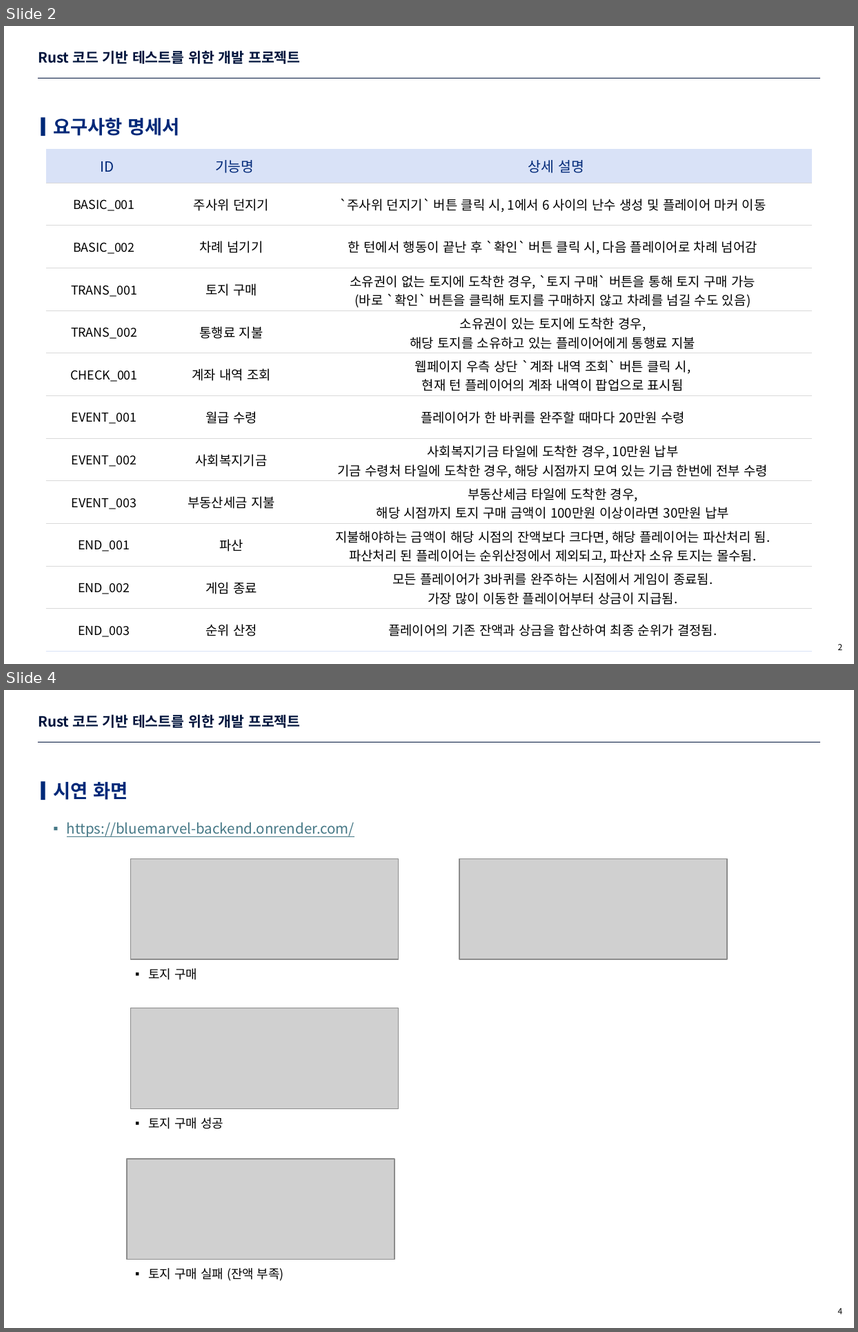
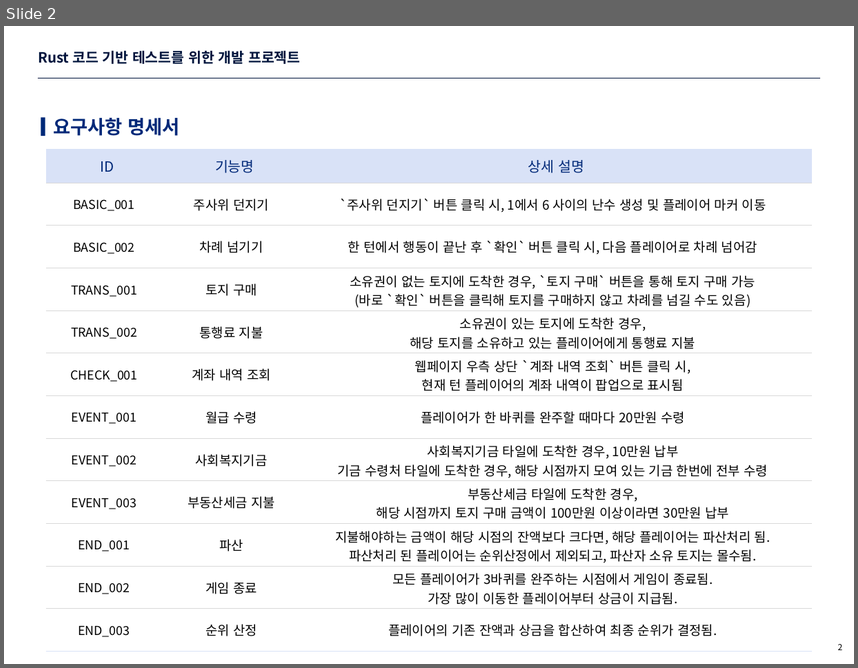
Before and after one commit to eisyxx/sure_rust_project, a slide deck: description/요구사항 명세서.pptx. Shown one above the other, each under a label of ours: slides 2 and 4 before the commit, slide 2 after it; the slides between them are not shown. The pictures are 858x1332 and 858x668 pixels, drawn with LibreOffice and Linux fonts; fonts in the diff are those of the drawing; grey boxes stand for pictures; background and template pictures are left out. Boxes give left, top, right and bottom in pixels: in the first picture for what was removed or moved away, otherwise in the second. Text is boxed around its words. In the diff, an @@ line names an element or a change of style, - is before the commit and + after.

```diff
--- a/description/요구사항 명세서.pptx
+++ b/description/요구사항 명세서.pptx
@@ slide 4 removed at (x1=4, y1=690, x2=854, y2=1328), background #FFFFFF; not listed: 1 template element that a slide beside it also shows @@
@@ title removed at (x1=38, y1=714, x2=300, y2=728) @@
-Rust 코드 기반 테스트를 위한 개발 프로젝트
@@ rectangle removed at (x1=41, y1=782, x2=45, y2=800) @@
@@ text removed at (x1=53, y1=782, x2=128, y2=800) @@
-시연 화면
@@ text removed at (x1=67, y1=822, x2=355, y2=837) @@
-  ▪ https://bluemarvel-backend.onrender.com/
@@ picture removed at (x1=131, y1=859, x2=399, y2=960) @@
@@ picture removed at (x1=459, y1=859, x2=727, y2=960) @@
@@ text removed at (x1=149, y1=968, x2=197, y2=980) @@
-  ▪ 토지 구매
@@ picture removed at (x1=131, y1=1008, x2=399, y2=1108) @@
@@ text removed at (x1=149, y1=1117, x2=223, y2=1129) @@
-  ▪ 토지 구매 성공
@@ picture removed at (x1=128, y1=1159, x2=395, y2=1259) @@
@@ text removed at (x1=149, y1=1268, x2=284, y2=1281) @@
-  ▪ 토지 구매 실패 (잔액 부족)
@@ page number removed at (x1=838, y1=1308, x2=843, y2=1314) @@
-4
```
Also in this commit, not shown: 1 slide changed, 1 slide added, 1 other slide removed.
